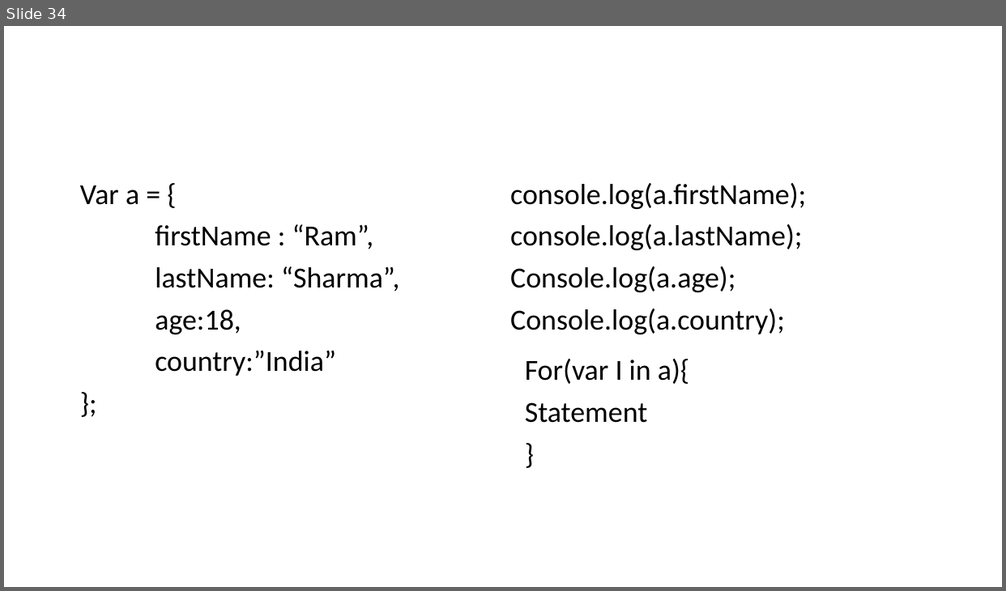
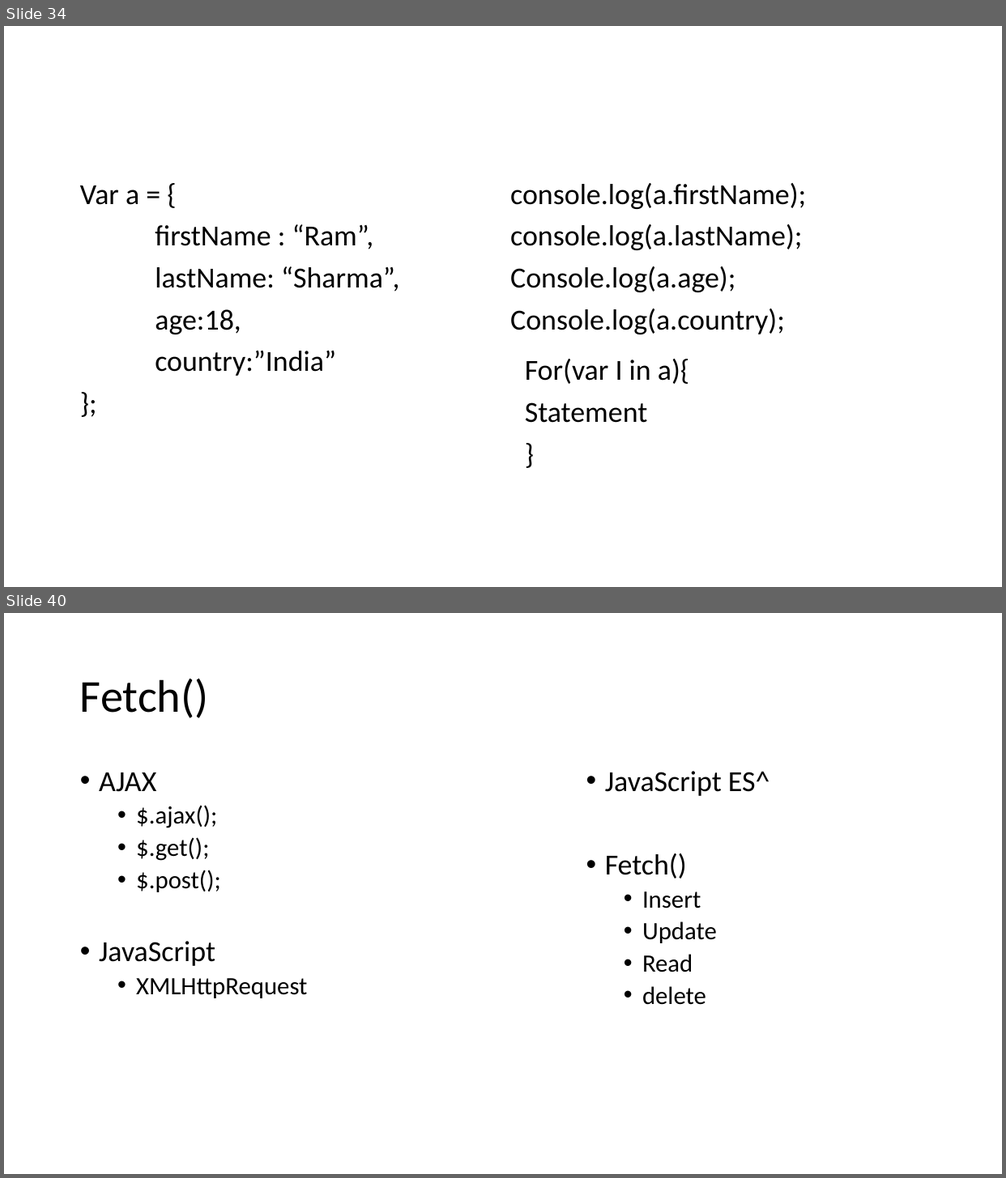
Before and after one commit to PiyushChaturvedii/Batch04, a slide deck: AdvanceJavaScript.pptx. Shown one above the other, each under a label of ours: slide 34 before the commit, slides 34 and 40 after it; the slides between them are not shown. The pictures are 1006x591 and 1006x1178 pixels, drawn with LibreOffice and Linux fonts; fonts in the diff are those of the drawing. Boxes give left, top, right and bottom in pixels: in the first picture for what was removed or moved away, otherwise in the second. Text is boxed around its words. In the diff, an @@ line names an element or a change of style, - is before the commit and + after.

Commit message:
fetch

```diff
--- a/AdvanceJavaScript.pptx
+++ b/AdvanceJavaScript.pptx
@@ slide 40 added at box(4, 613, 1002, 1174), background #FFFFFF @@
@@ title added at box(80, 679, 209, 718), 44 pt, text #000000 @@
+Fetch()
@@ text added at box(99, 773, 307, 999), 24 pt, text #000000 @@
+• AJAX
+  • $.ajax();
+  • $.get();
+  • $.post();
+• JavaScript
+  • XMLHttpRequest
@@ text added at box(605, 771, 770, 1005), 24 pt, text #000000 @@
+• JavaScript ES^
+• Fetch()
+  • Insert
+  • Update
+  • Read
+  • delete
```
Also in this commit, not shown: 7 other slides added, 4 other files.
